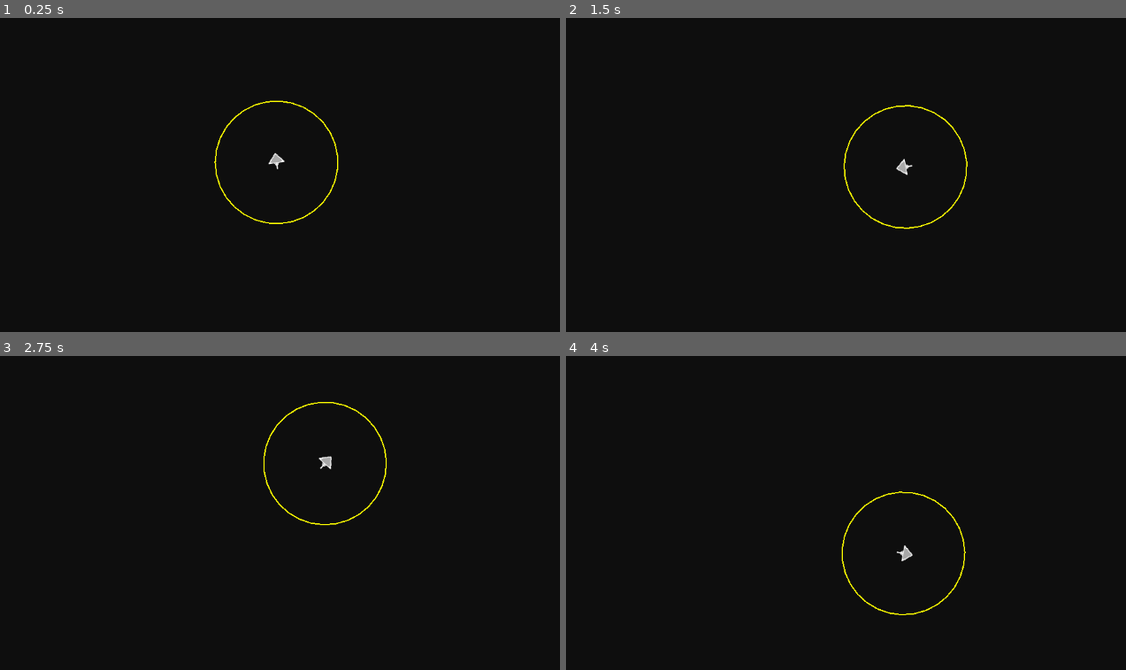
Above: before the commit, frames 1-4 (two rows, left to right).
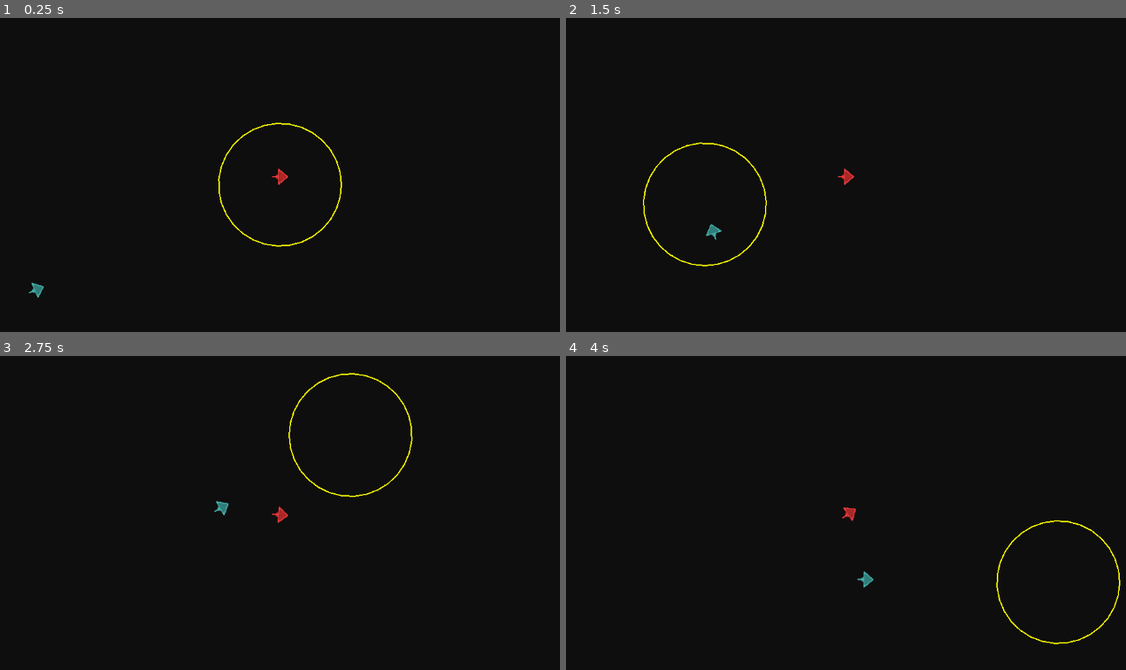
Above: after the commit, the same moments.

Repository: ZenCoderGames/ZSteeringBehaviors
Game: Godot game, scene res://scenes/seek.tscn
Two runs of this game, one before a commit and one after it. Both use one fixed random seed, a clock stepped at 60 frames per second and the inputs below.
Inputs (mouse positions are in pixels of both pictures, inside the frame that each line leads up to):
- Up to frame 1 (0.25 s): no input
- Up to frame 2 (1.5 s): move the mouse to (1002, 165) at 0.52 s; move the mouse to (706, 203) at 1.27 s
- Up to frame 3 (2.75 s): move the mouse to (352, 434) at 2.02 s
- Up to frame 4 (4 s): move the mouse to (812, 600) at 2.77 s; move the mouse to (1058, 582) at 3.52 s

The runs differ from the first frame. In frame 1, 1.0% of the frame differs, in the area x 5-62%, y 26-90%; in frame 2, 1.0%; in frame 3, 1.0%; in frame 4, 1.0%, in the area x 49-100%, y 43-92%.

Commit message:
Cleaned up architecture to be scalable across multiple behaviors

Diff:
--- a/scenes/seek.tscn
+++ b/scenes/seek.tscn
@@ -7,16 +7,27 @@
 
 [node name="AIScene" type="Node2D"]
 
-[node name="AIChar" type="Sprite2D" parent="." node_paths=PackedStringArray("behaviorList")]
+[node name="AIChar" type="Sprite2D" parent="." node_paths=PackedStringArray("behaviorList", "target_char")]
+self_modulate = Color(1, 0.24000001, 0.24000001, 1)
 position = Vector2(574, 311)
 texture = ExtResource("1_8fj5u")
 script = ExtResource("2_2ghng")
-behaviorList = [NodePath("AIFlee"), NodePath("AISeek")]
-
-[node name="AISeek" type="Node2D" parent="AIChar"]
-script = ExtResource("3_eaolc")
-debug_draw = false
-priority = 2.0
+set_target_as_mouse_pos = true
+behaviorList = [NodePath("AIFlee")]
+target_char = NodePath("../AIChar2")
 
 [node name="AIFlee" type="Node2D" parent="AIChar"]
 script = ExtResource("4_434l8")
+
+[node name="AIChar2" type="Sprite2D" parent="." node_paths=PackedStringArray("behaviorList")]
+self_modulate = Color(0.29444468, 0.7441041, 0.721786, 1)
+position = Vector2(131, 516)
+texture = ExtResource("1_8fj5u")
+script = ExtResource("2_2ghng")
+set_target_as_mouse_pos = true
+behaviorList = [NodePath("AISeek")]
+
+[node name="AISeek" type="Node2D" parent="AIChar2"]
+script = ExtResource("3_eaolc")
+priority = 2.0
+debug = true
--- a/scripts/ZAI_Behavior.gd
+++ b/scripts/ZAI_Behavior.gd
@@ -4,11 +4,30 @@
 
 @export var weight: float = 1.0
 @export var priority: float = 1.0
+@export var disable: bool = false
+@export var debug: bool = false
 
 var parentCharacter:ZAI_Character
 
 func init(parentChar:ZAI_Character):
 	parentCharacter = parentChar
 
+func can_update()->bool:
+	return !disable
+
 func update()->Vector2:
+	queue_redraw()
 	return Vector2.ZERO
+
+func _draw()->void:
+	if parentCharacter!=null and !disable and debug:
+		debug_draw()
+
+func debug_draw()->void:
+	pass
+
+func get_target_pos()->Vector2:
+	if parentCharacter.target_char!=null:
+		return parentCharacter.target_char.global_position
+	else:
+		return parentCharacter.target_pos
--- a/scripts/ZAI_Character.gd
+++ b/scripts/ZAI_Character.gd
@@ -6,25 +6,40 @@
 @export var max_force: float = 500.0
 @export var mass: float = 1.0
 @export var debug_draw: bool = false
+@export var set_target_as_mouse_pos: bool = false
 
 @export var behaviorList:Array[ZAI_Behavior]
 
-var velocity: Vector2 = Vector2.ZERO
+var target_pos:Vector2 = Vector2.ZERO
+@export var target_char:ZAI_Character
+var velocity:Vector2 = Vector2.ZERO
 
 func _ready() -> void:
 	behaviorList.sort_custom(func(a, b): return a.priority > b.priority)
 	for behavior in behaviorList:
 		behavior.init(self)
 
+func set_target_pos(pos:Vector2)->void:
+	target_pos = pos
+
 func _process(delta: float) -> void:
+	if set_target_as_mouse_pos:
+		set_target_pos(get_global_mouse_position())
 	accumulate_forces_and_update(delta)
 
 func accumulate_forces_and_update(delta: float) -> void:
 	var desired_velocity = Vector2.ZERO
 
 	if behaviorList.size()>0:
+		var atleastOneBehaviorWasActive:bool = false
 		for behavior in behaviorList:
-			desired_velocity += behavior.update() * behavior.weight
+			if behavior.can_update():
+				desired_velocity += behavior.update() * behavior.weight
+				atleastOneBehaviorWasActive = true
+
+		if atleastOneBehaviorWasActive==false:
+			return
+
 		var steering_force = (desired_velocity - velocity).limit_length(max_force)
 
 		# Apply force with mass: F = ma, so a = F/m
--- a/scripts/behaviors/ZAI_Behavior_Flee.gd
+++ b/scripts/behaviors/ZAI_Behavior_Flee.gd
@@ -4,14 +4,13 @@
 
 @export var use_leave: bool = true
 @export var flee_radius: float = 100.0
-@export var debug_draw: bool = true
 
 var velocity: Vector2 = Vector2.ZERO
 
 func update() -> Vector2:
-	var target_position = get_global_mouse_position()
-	if debug_draw:
-		queue_redraw()
+	super.update()
+
+	var target_position = get_target_pos()
 	var offset = global_position - target_position
 	var distance = offset.length()
 	var direction = offset.normalized()
@@ -26,8 +25,7 @@
 
 	return desired_velocity
 
-func _draw() -> void:
-	if debug_draw:
-		var target_position = global_position
-		var local_target = to_local(target_position)
-		draw_arc(local_target, flee_radius, 0, TAU, 32, Color.YELLOW, 2.0)
+func debug_draw()->void:
+	var target_position = global_position
+	var local_target = to_local(target_position)
+	draw_arc(local_target, flee_radius, 0, TAU, 32, Color.YELLOW, 2.0)
--- a/scripts/behaviors/ZAI_Behavior_Seek.gd
+++ b/scripts/behaviors/ZAI_Behavior_Seek.gd
@@ -4,14 +4,13 @@
 
 @export var use_arrival: bool = true
 @export var arrival_radius: float = 100.0
-@export var debug_draw: bool = true
 
 var velocity: Vector2 = Vector2.ZERO
 
 func update() -> Vector2:
-	var target_position = get_global_mouse_position()
-	if debug_draw:
-		queue_redraw()
+	super.update()
+
+	var target_position = get_target_pos()
 	var offset = target_position - global_position
 	var distance = offset.length()
 	var direction = offset.normalized()
@@ -24,8 +23,8 @@
 
 	return desired_velocity
 
-func _draw() -> void:
-	if debug_draw:
-		var target_position = get_global_mouse_position()
-		var local_target = to_local(target_position)
-		draw_arc(local_target, arrival_radius, 0, TAU, 32, Color.YELLOW, 2.0)
+func debug_draw() -> void:
+	var target_position = get_target_pos()
+	var local_target = target_position - global_position
+	local_target = to_local(target_position)
+	draw_arc(local_target, arrival_radius, 0, TAU, 32, Color.YELLOW, 2.0)
